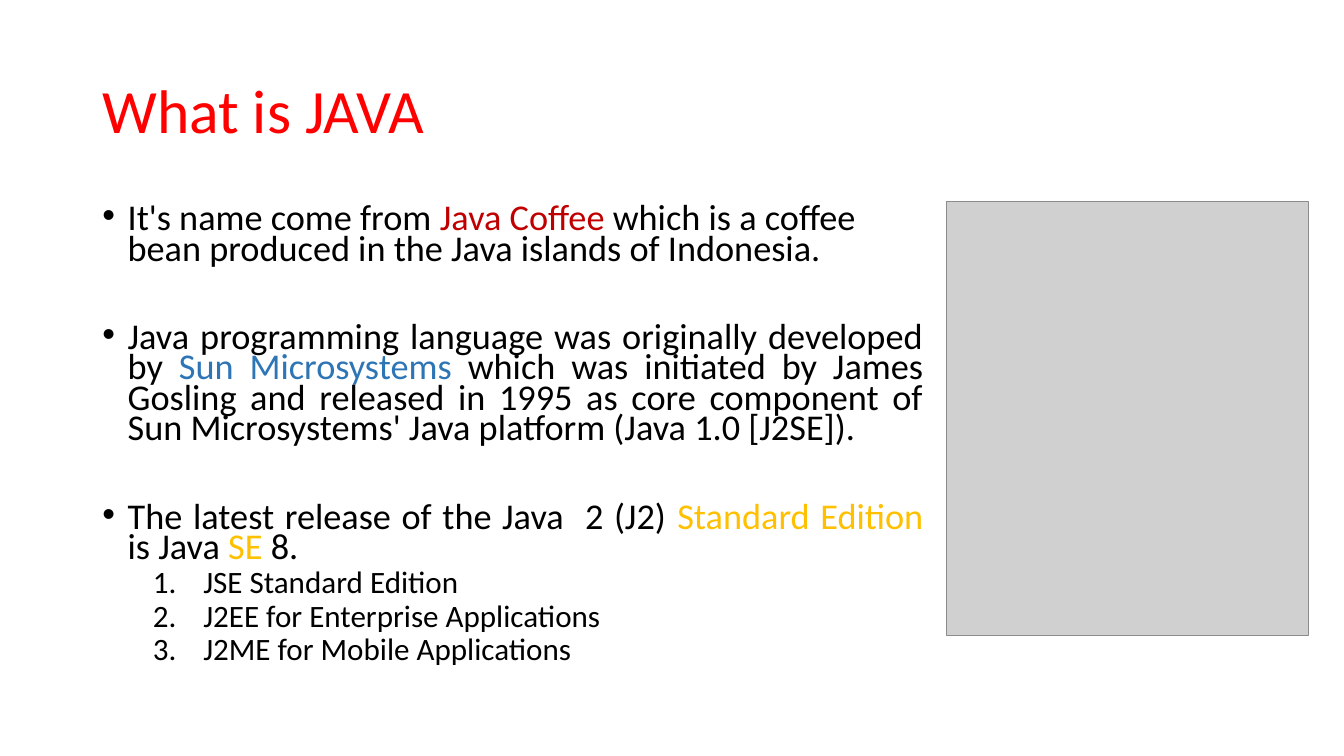
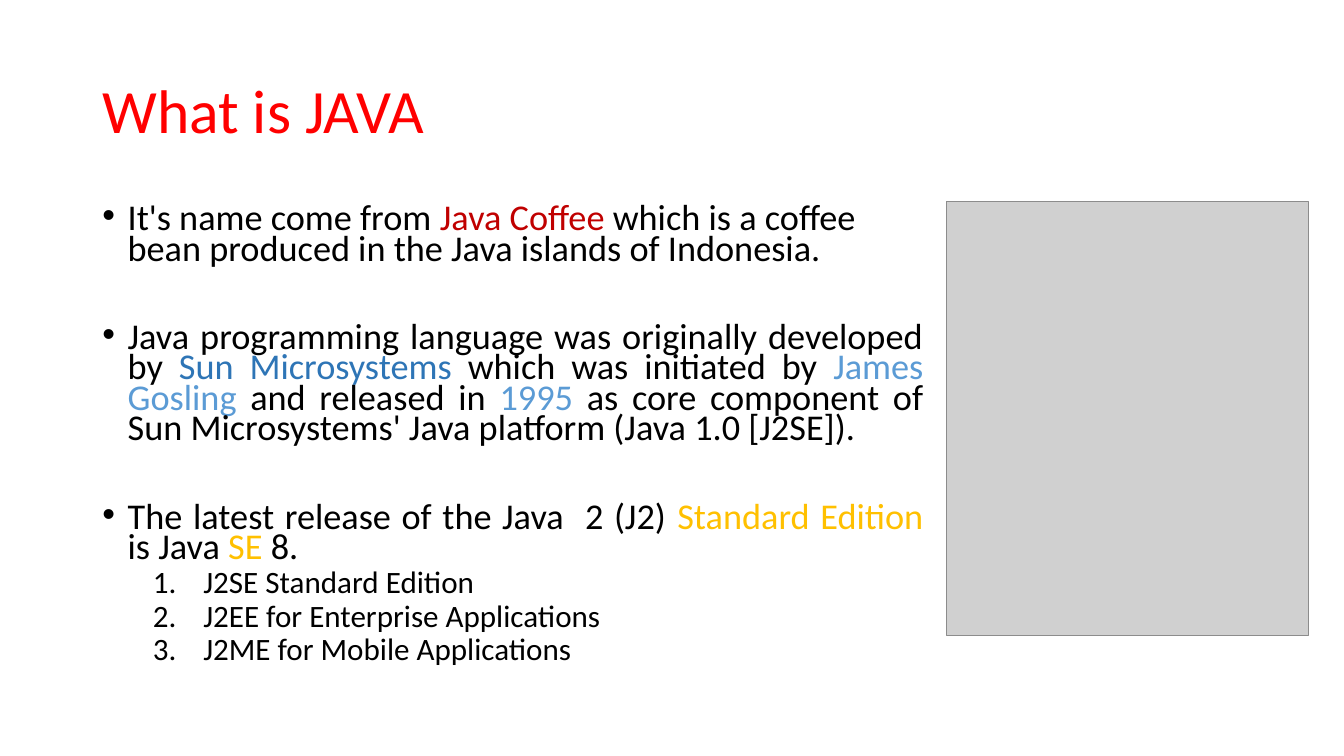
Before and after one commit to Omargw/Minia-JAVA-CLASS-2015-2016, a slide deck: slide 3 of Lab1/Lab 1.pptx. Drawn at 1344x756 pixels with LibreOffice and Linux fonts; fonts in the diff are those of the drawing; grey boxes stand for pictures. Boxes give left, top, right and bottom in pixels: in the first picture for what was removed or moved away, otherwise in the second. Text is boxed around its words. In the diff, an @@ line names an element or a change of style, - is before the commit and + after.

Commit message:
update

```diff
--- a/Lab1/Lab 1.pptx
+++ b/Lab1/Lab 1.pptx
@@ text at (x1=128, y1=323, x2=923, y2=446): text colour #000000 to #5B9BD5 in "James Gosling 1995" @@
@@ text at (x1=203, y1=571, x2=474, y2=594): text changed @@
-  1. JSE Standard Edition
+  1. J2SE Standard Edition
```
Also in this commit, not shown: 2 other slides changed, 2 slides added.
